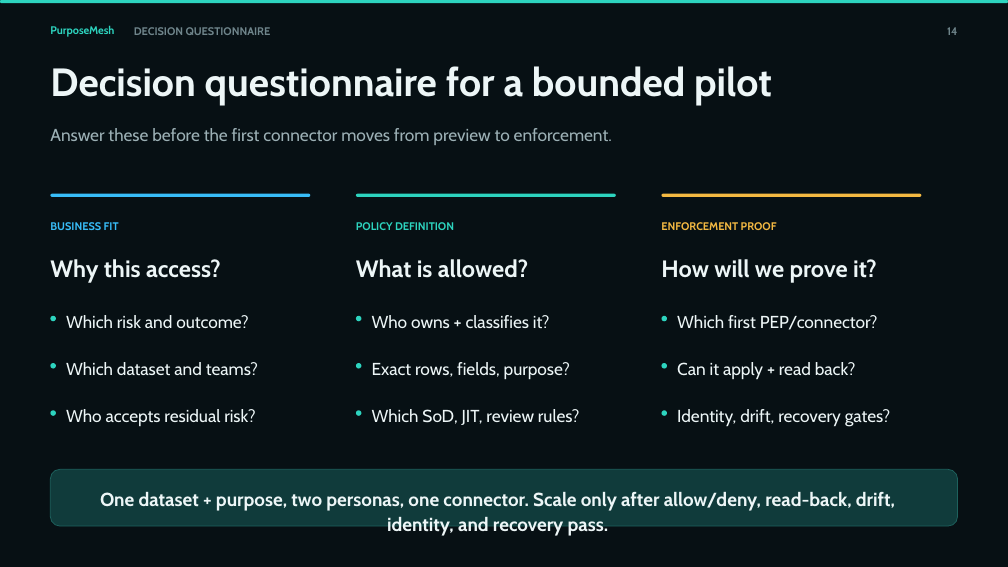
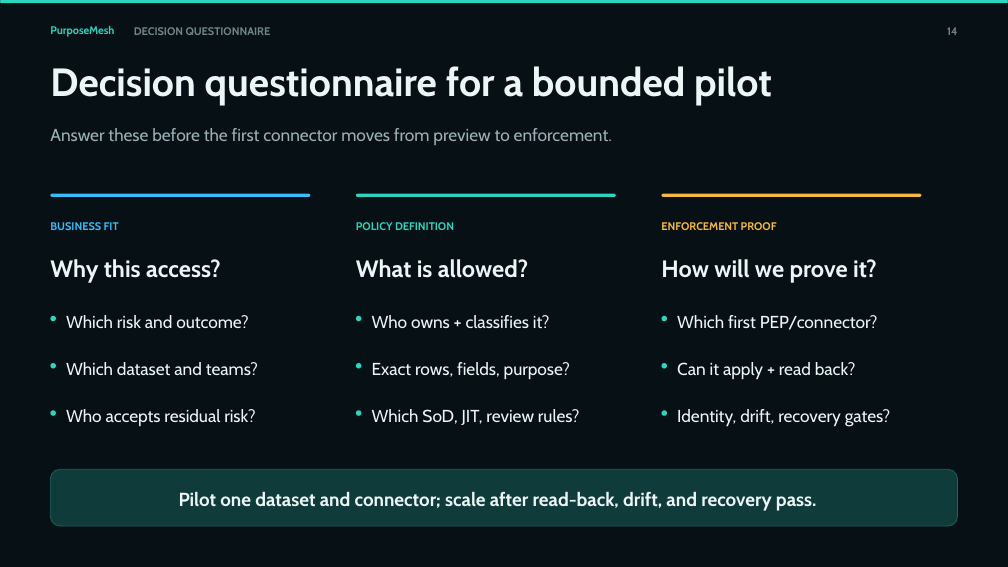
Before and after one commit to mkbhardwas12/purposemesh, a slide deck: slide 14 of docs/PurposeMesh-Executive-Architecture-Briefing.pptx. Drawn at 1008x567 pixels with LibreOffice and Linux fonts; fonts in the diff are those of the drawing. Boxes give left, top, right and bottom in pixels: in the first picture for what was removed or moved away, otherwise in the second. Text is boxed around its words. In the diff, an @@ line names an element or a change of style, - is before the commit and + after.

Commit message:
Launch PurposeMesh v0.1 technical preview (#15)
Publish the evidence-gated technical preview, hardened Docker demo, release and supply-chain workflows, roadmap, updated brief, and executive architecture deck.

```diff
--- a/docs/PurposeMesh-Executive-Architecture-Briefing.pptx
+++ b/docs/PurposeMesh-Executive-Architecture-Briefing.pptx
@@ text at box(179, 492, 817, 511): text changed @@
-One dataset + purpose, two personas, one connector. Scale only after allow/deny, read-back, drift, identity, and recovery pass.
+Pilot one dataset and connector; scale after read-back, drift, and recovery pass.
```
Also in this commit, not shown: 1 slide added, 20 other files.
